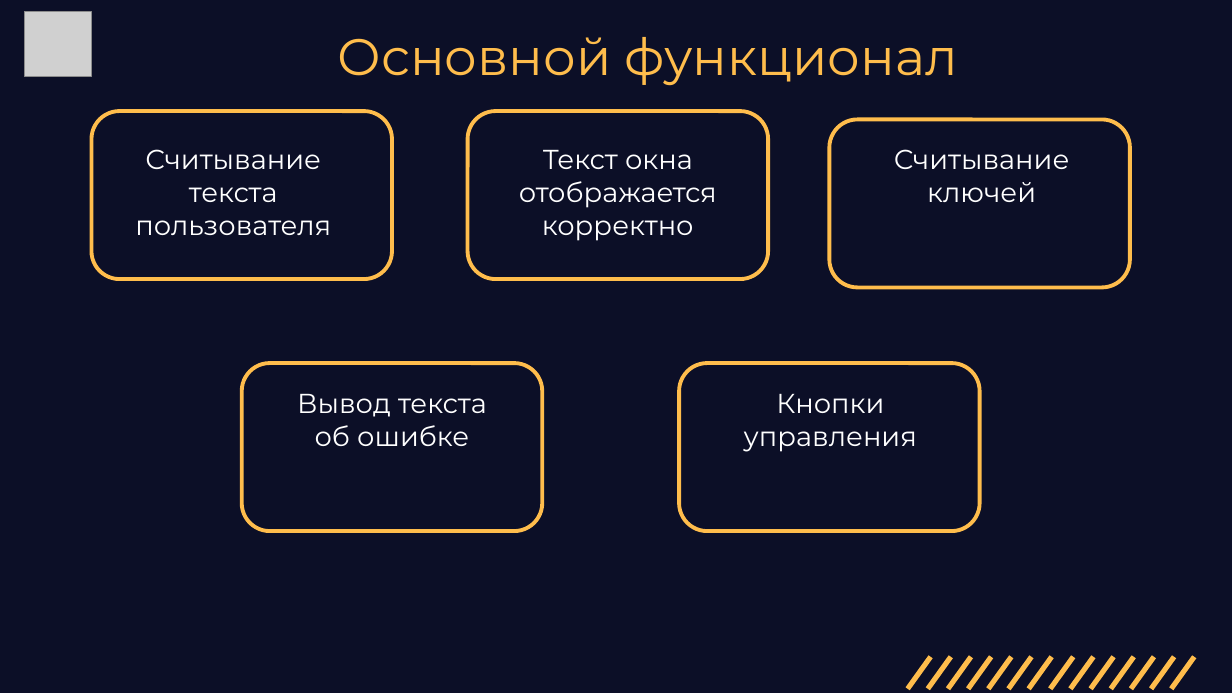
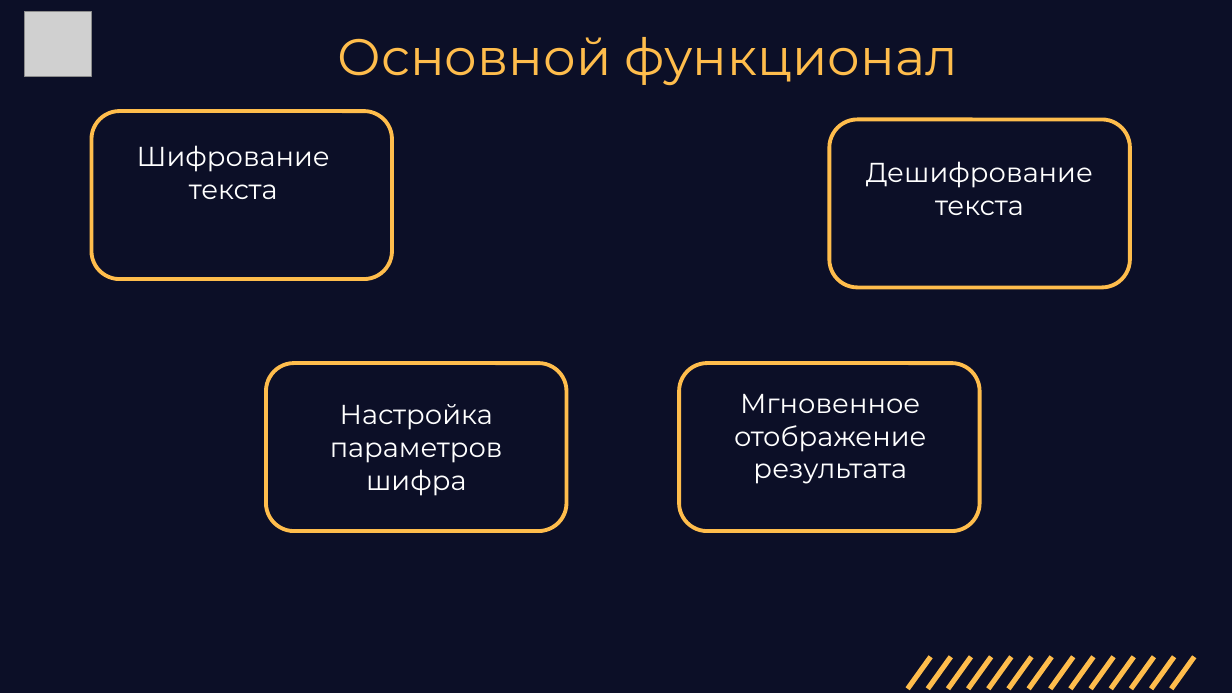
Before and after one commit to Samira13456/project1, a slide deck: slide 5 of pr11.pptx (slide 3 before the commit). Drawn at 1232x693 pixels with LibreOffice and Linux fonts; fonts in the diff are those of the drawing; grey boxes stand for pictures. Boxes give left, top, right and bottom in pixels: in the first picture for what was removed or moved away, otherwise in the second. Text is boxed around its words. In the diff, an @@ line names an element or a change of style, - is before the commit and + after.

```diff
--- a/pr11.pptx
+++ b/pr11.pptx
@@ text at (137, 145, 330, 199): text changed @@
-Считывание текста пользователя
+Шифрование текста
@@ text removed at (519, 149, 717, 241) @@
-Текст окна отображается корректно
@@ text at (866, 161, 1093, 215): text changed @@
-Считывание ключей
+Дешифрование текста
@@ rounded rectangle removed at (241, 363, 542, 531) @@
@@ rounded rectangle: place and size @@
-rounded rectangle at (468, 111, 768, 279)
+rounded rectangle at (266, 363, 567, 531)
@@ text removed at (297, 393, 487, 446) @@
-Вывод текста об ошибке
@@ text added at (330, 404, 503, 496), 32 pt, text #FFFFFF @@
+Настройка параметров шифра
@@ text at (734, 393, 927, 484): text changed @@
-Кнопки управления
+Мгновенное отображение результата
```
Also in this commit, not shown: 3 other slides changed, 5 slides added, 2 slides removed.
